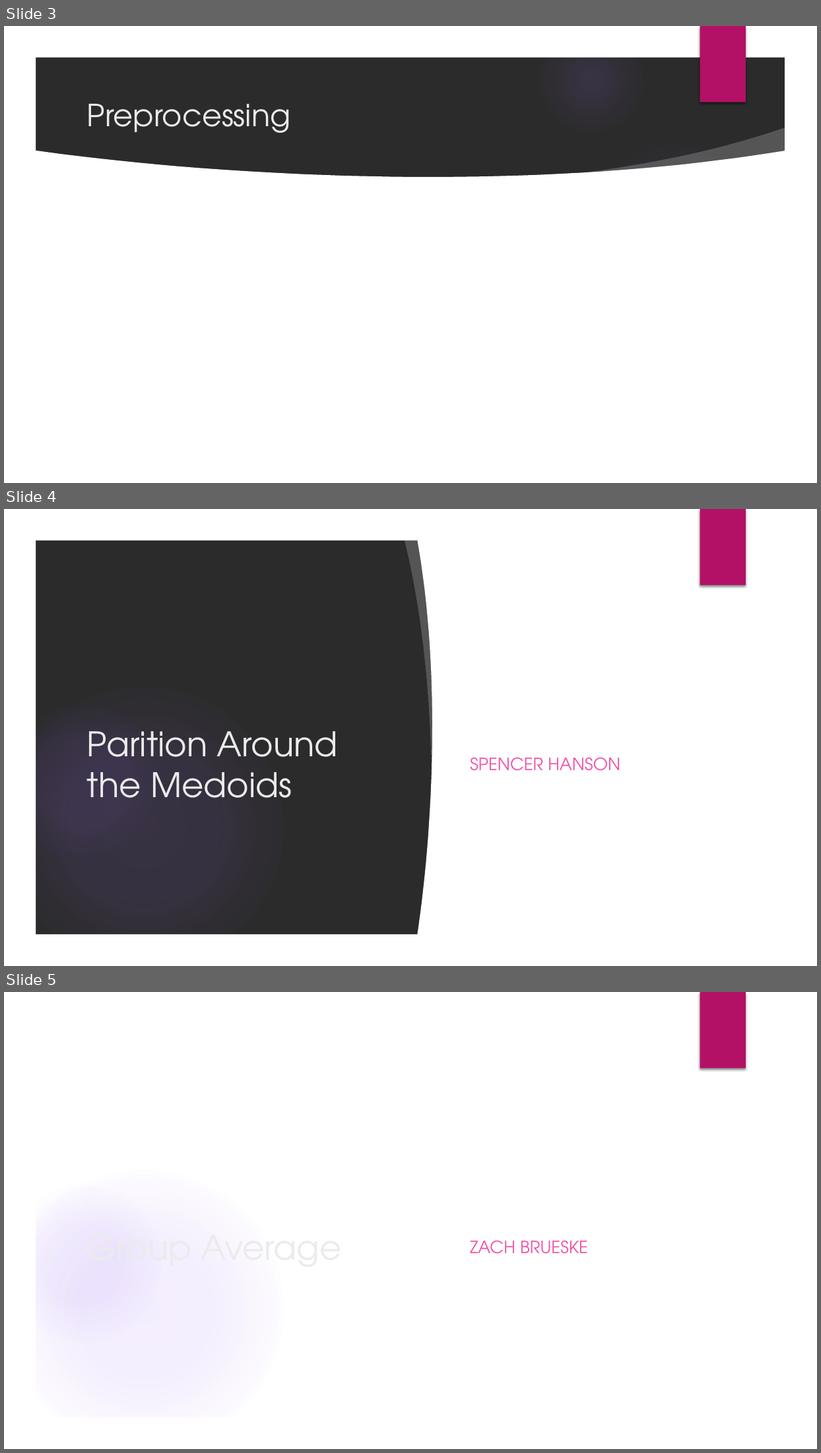
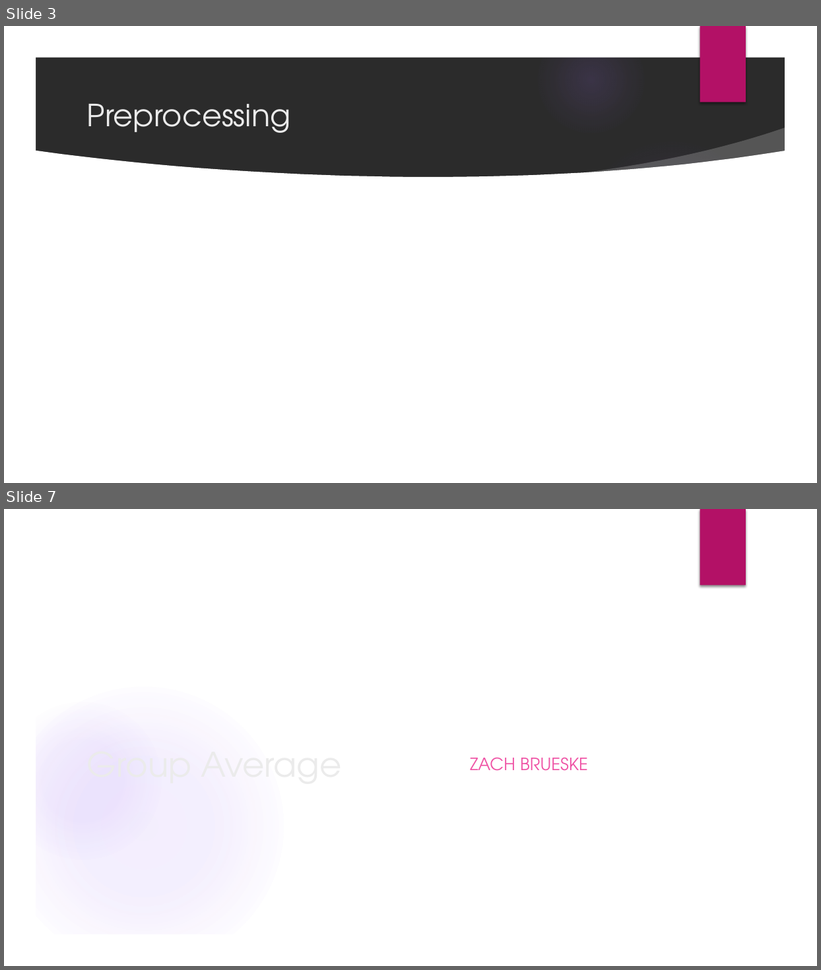
Before and after one commit to Austhyma/DataMining_Project, a slide deck: FinalPresentation.pptx. Shown one above the other, each under a label of ours: slides 3, 4 and 5 before the commit, slides 3 and 7 after it; the slides between them are not shown. The pictures are 821x1453 and 821x970 pixels, drawn with LibreOffice and Linux fonts; fonts in the diff are those of the drawing; background and template pictures are left out; a plain dark background stands for a picture behind light text. Boxes give left, top, right and bottom in pixels: in the first picture for what was removed or moved away, otherwise in the second. Text is boxed around its words. In the diff, an @@ line names an element or a change of style, - is before the commit and + after.

```diff
--- a/FinalPresentation.pptx
+++ b/FinalPresentation.pptx
@@ slide 4 removed at (x1=4, y1=509, x2=817, y2=966), background picture (left out); not listed: 9 template elements that a slide beside it also shows @@
@@ title removed at (x1=87, y1=731, x2=338, y2=798) @@
-Parition Around the Medoids
@@ text removed at (x1=470, y1=757, x2=620, y2=771) @@
-SPENCER HANSON
@@ what was slide 5 is now slide 7 @@
```
Also in this commit, not shown: 3 slides added, 9 other files.
